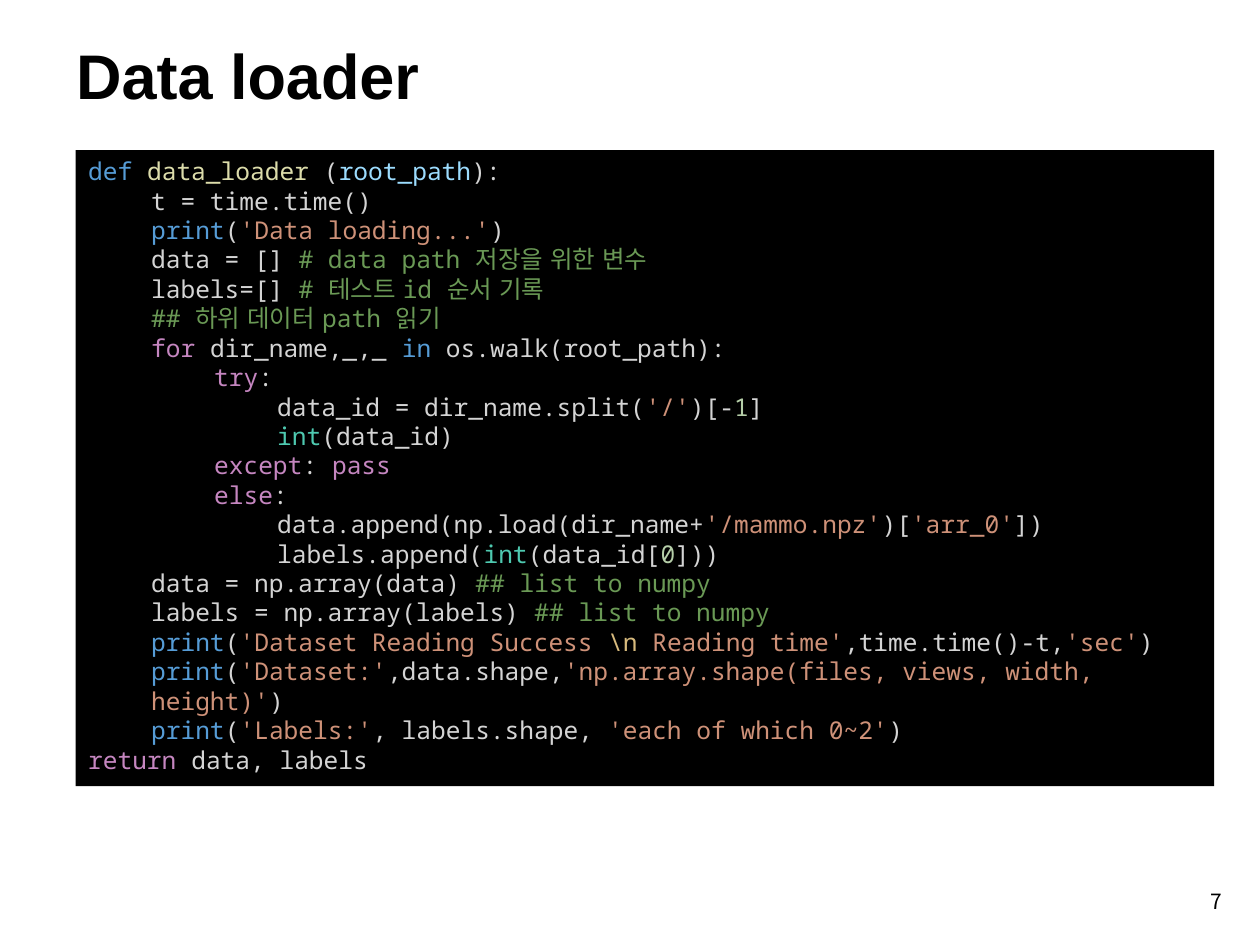
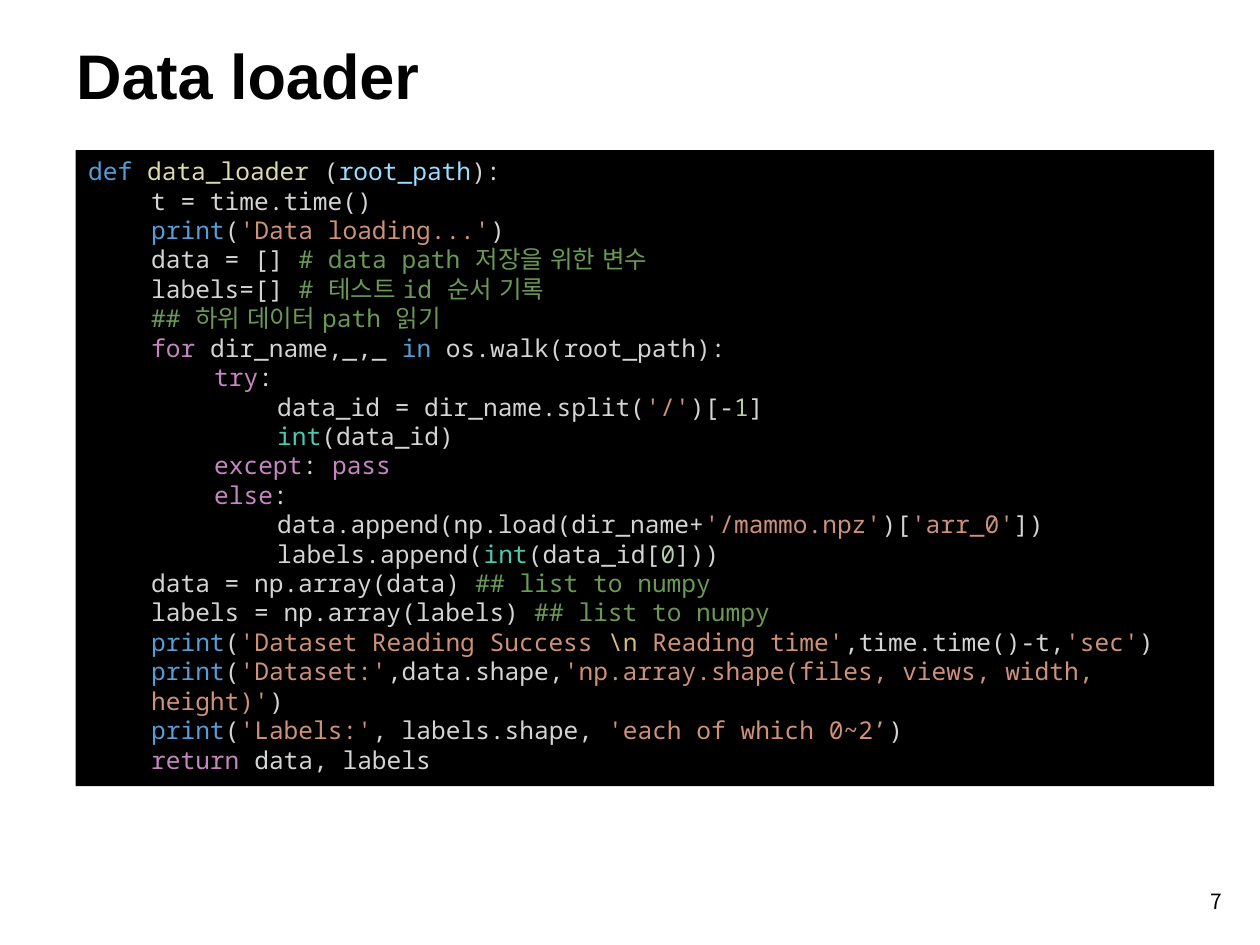
Before and after one commit to nccaiteam/KHD2019_MAMMO, a slide deck: slide 7 of introduction.pptx. Drawn at 1260x945 pixels with LibreOffice and Linux fonts; fonts in the diff are those of the drawing; background and template pictures are left out. Boxes give left, top, right and bottom in pixels: in the first picture for what was removed or moved away, otherwise in the second. Text is boxed around its words. In the diff, an @@ line names an element or a change of style, - is before the commit and + after.

Commit message:
ppt_mod

```diff
--- a/introduction.pptx
+++ b/introduction.pptx
@@ text in rectangle at [151, 750, 431, 773]: list level 1 to 2 in "return data, labels" @@
```
